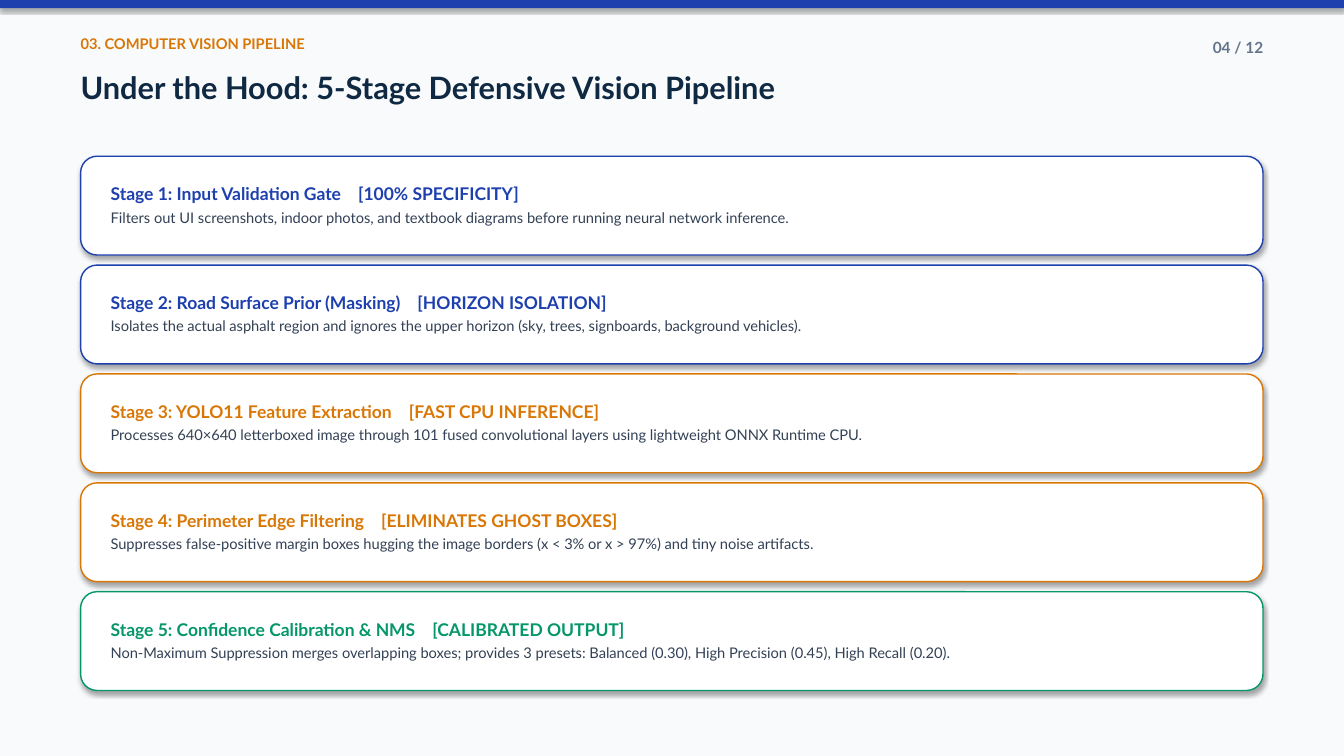
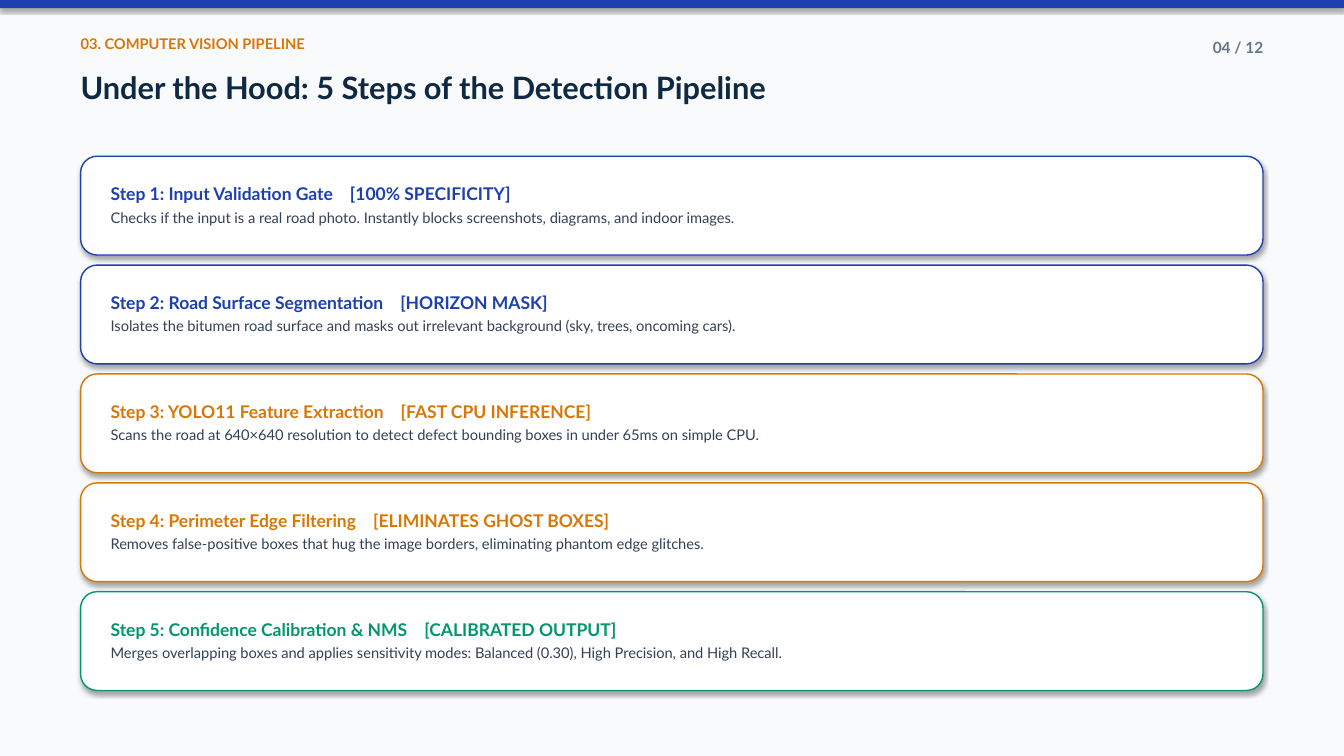
Before and after one commit to Priya-Ranjan-0201/Potholes-detector, a slide deck: slide 4 of ScamRoad_Presentation.pptx. Drawn at 1344x756 pixels with LibreOffice and Linux fonts; fonts in the diff are those of the drawing. Boxes give left, top, right and bottom in pixels: in the first picture for what was removed or moved away, otherwise in the second. Text is boxed around its words. In the diff, an @@ line names an element or a change of style, - is before the commit and + after.

```diff
--- a/ScamRoad_Presentation.pptx
+++ b/ScamRoad_Presentation.pptx
@@ text at [81,76,766,104]: text changed @@
-Under the Hood: 5-Stage Defensive Vision Pipeline
+Under the Hood: 5 Steps of the Detection Pipeline
@@ text in rounded rectangle at [111,186,735,226]: text changed @@
-Stage 1: Input Validation Gate [100% SPECIFICITY]
-Filters out UI screenshots, indoor photos, and textbook diagrams before running neural network inference.
+Step 1: Input Validation Gate [100% SPECIFICITY]
+Checks if the input is a real road photo. Instantly blocks screenshots, diagrams, and indoor images.
@@ text in rounded rectangle at [111,295,736,334]: text changed @@
-Stage 2: Road Surface Prior (Masking) [HORIZON ISOLATION]
-Isolates the actual asphalt region and ignores the upper horizon (sky, trees, signboards, background vehicles).
+Step 2: Road Surface Segmentation [HORIZON MASK]
+Isolates the bitumen road surface and masks out irrelevant background (sky, trees, oncoming cars).
@@ text in rounded rectangle at [111,404,759,443]: text changed @@
-Stage 3: YOLO11 Feature Extraction [FAST CPU INFERENCE]
-Processes 640×640 letterboxed image through 101 fused convolutional layers using lightweight ONNX Runtime CPU.
+Step 3: YOLO11 Feature Extraction [FAST CPU INFERENCE]
+Scans the road at 640×640 resolution to detect defect bounding boxes in under 65ms on simple CPU.
@@ text in rounded rectangle at [111,513,704,552]: text changed @@
-Stage 4: Perimeter Edge Filtering [ELIMINATES GHOST BOXES]
-Suppresses false-positive margin boxes hugging the image borders (x < 3% or x > 97%) and tiny noise artifacts.
+Step 4: Perimeter Edge Filtering [ELIMINATES GHOST BOXES]
+Removes false-positive boxes that hug the image borders, eliminating phantom edge glitches.
@@ text in rounded rectangle at [111,622,782,661]: text changed @@
-Stage 5: Confidence Calibration & NMS [CALIBRATED OUTPUT]
-Non-Maximum Suppression merges overlapping boxes; provides 3 presets: Balanced (0.30), High Precision (0.45), High Recall (0.20).
+Step 5: Confidence Calibration & NMS [CALIBRATED OUTPUT]
+Merges overlapping boxes and applies sensitivity modes: Balanced (0.30), High Precision, and High Recall.
```
Also in this commit, not shown: 9 other slides changed, 12 other files.
